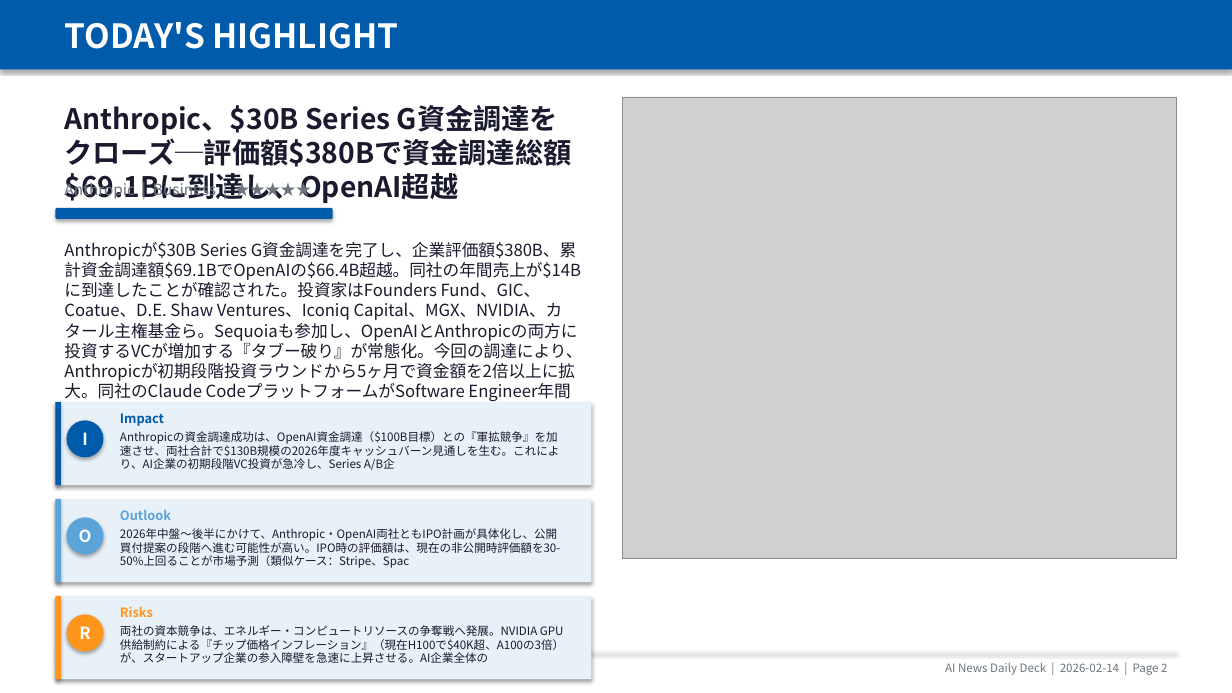
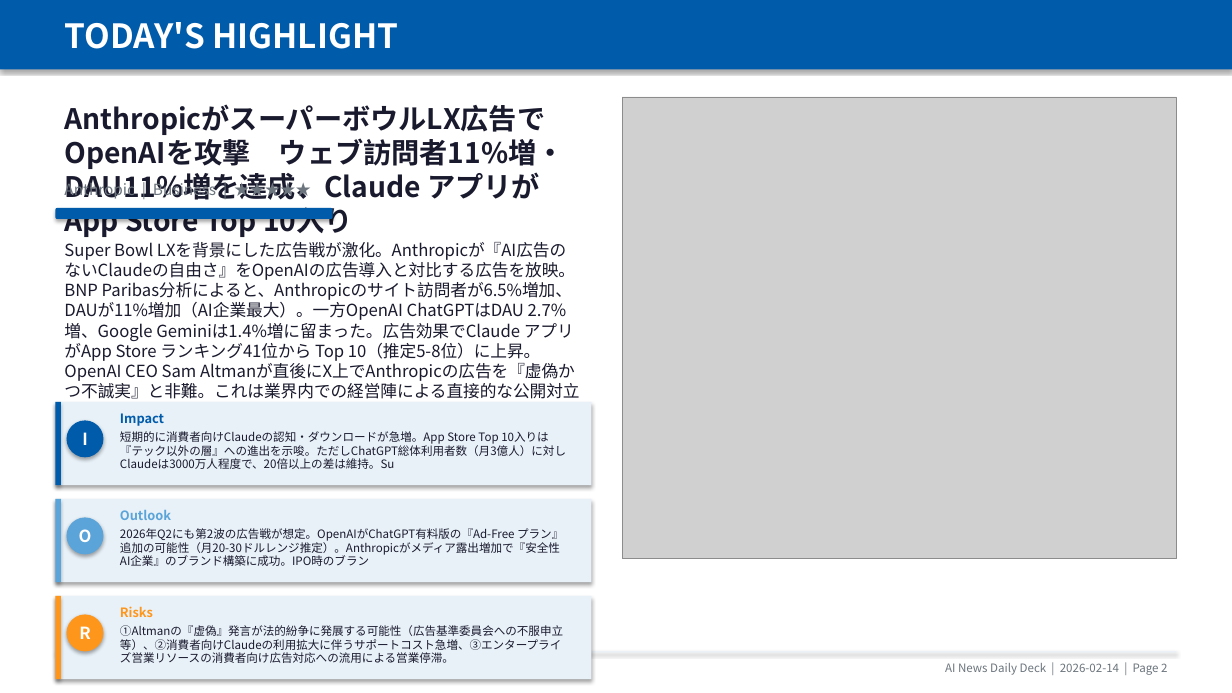
Before and after one commit to chel2311/ai-news-deck-reports, a slide deck: slide 3 of 2026-02-14/report_2026-02-14.pptx. Drawn at 1232x693 pixels with LibreOffice and Linux fonts; fonts in the diff are those of the drawing; grey boxes stand for pictures. Boxes give left, top, right and bottom in pixels: in the first picture for what was removed or moved away, otherwise in the second. Text is boxed around its words. In the diff, an @@ line names an element or a change of style, - is before the commit and + after.

```diff
--- a/2026-02-14/report_2026-02-14.pptx
+++ b/2026-02-14/report_2026-02-14.pptx
@@ text at [64, 138, 565, 239]: text changed @@
-Anthropic、$30B Series G資金調達をクローズ─評価額$380Bで資金調達総額$69.1Bに到達し、OpenAI超越
+AnthropicがスーパーボウルLX広告でOpenAIを攻撃 ウェブ訪問者11%増・DAU11%増を達成、Claude アプリがApp Store Top 10入り
@@ text at [64, 242, 579, 442]: text changed @@
-Anthropicが$30B Series G資金調達を完了し、企業評価額$380B、累計資金調達額$69.1BでOpenAIの$66.4B超越。同社の年間売上が$14Bに到達したことが確認された。投資家はFounders Fund、GIC、Coatue、D.E. Shaw Ventures、Iconiq Capital、MGX、NVIDIA、カタール主権基金ら。Sequoiaも参加し、OpenAIとAnthropicの両方に投資するVCが増加する『タブー破り』が常態化。今回の調達により、Anthropicが初期段階投資ラウンドから5ヶ月で資金額を2倍以上に拡大。同社のClaude CodeプラットフォームがSoftware Engineer年間売上$2.5B達成しており、エンタープライズAI市場での圧倒的地位を確立。
+Super Bowl LXを背景にした広告戦が激化。Anthropicが『AI広告のないClaudeの自由さ』をOpenAIの広告導入と対比する広告を放映。BNP Paribas分析によると、Anthropicのサイト訪問者が6.5%増加、DAUが11%増加（AI企業最大）。一方OpenAI ChatGPTはDAU 2.7%増、Google Geminiは1.4%増に留まった。広告効果でClaude アプリがApp Store ランキング41位から Top 10（推定5-8位）に上昇。OpenAI CEO Sam Altmanが直後にX上でAnthropicの広告を『虚偽かつ不誠実』と非難。これは業界内での経営陣による直接的な公開対立として初の例となり、メディア注目度が急上昇。年内IPO予定の両社が視線を集める。
@@ text at [120, 431, 566, 469]: text changed @@
-Anthropicの資金調達成功は、OpenAI資金調達（$100B目標）との『軍拡競争』を加速させ、両社合計で$130B規模の2026年度キャッシュバーン見通しを生む。これにより、AI企業の初期段階VC投資が急冷し、Series A/B企
+短期的に消費者向けClaudeの認知・ダウンロードが急増。App Store Top 10入りは『テック以外の層』への進出を示唆。ただしChatGPT総体利用者数（月3億人）に対しClaudeは3000万人程度で、20倍以上の差は維持。Su
@@ text at [120, 528, 563, 566]: text changed @@
-2026年中盤～後半にかけて、Anthropic・OpenAI両社ともIPO計画が具体化し、公開買付提案の段階へ進む可能性が高い。IPO時の評価額は、現在の非公開時評価額を30-50%上回ることが市場予測（類似ケース：Stripe、Spac
+2026年Q2にも第2波の広告戦が想定。OpenAIがChatGPT有料版の『Ad-Free プラン』追加の可能性（月20-30ドルレンジ推定）。Anthropicがメディア露出増加で『安全性AI企業』のブランド構築に成功。IPO時のブラン
@@ text at [120, 625, 563, 663]: text changed @@
-両社の資本競争は、エネルギー・コンピュートリソースの争奪戦へ発展。NVIDIA GPU供給制約による『チップ価格インフレーション』（現在H100で$40K超、A100の3倍）が、スタートアップ企業の参入障壁を急速に上昇させる。AI企業全体の
+①Altmanの『虚偽』発言が法的紛争に発展する可能性（広告基準委員会への不服申立等）、②消費者向けClaudeの利用拡大に伴うサポートコスト急増、③エンタープライズ営業リソースの消費者向け広告対応への流用による営業停滞。
```
Also in this commit, not shown: 9 other slides changed, 9 other files.
